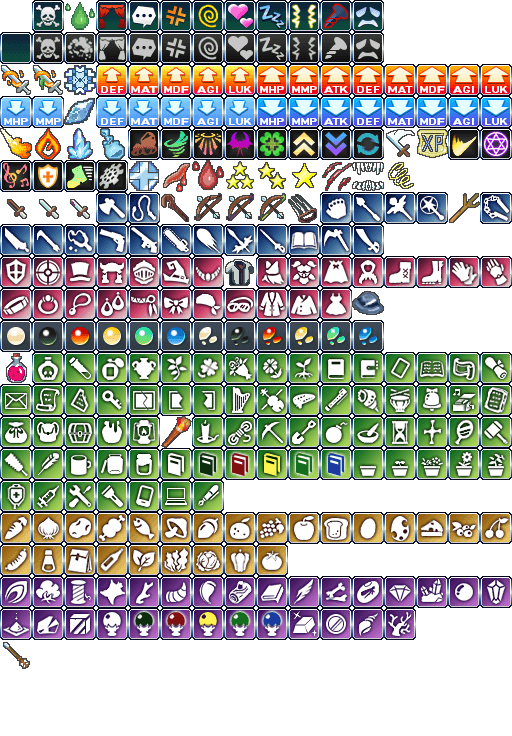
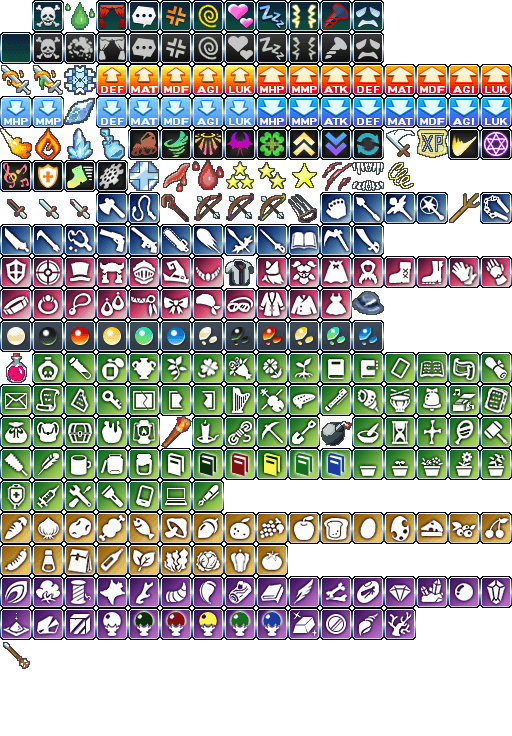
Comparing the layer stacks of the two 512×736 images. Changes:
added layer "Bomb" above "Cloth Clothes" over [322, 422, 351, 445]
painted on "Layer 1" over [320, 416, 352, 448]
